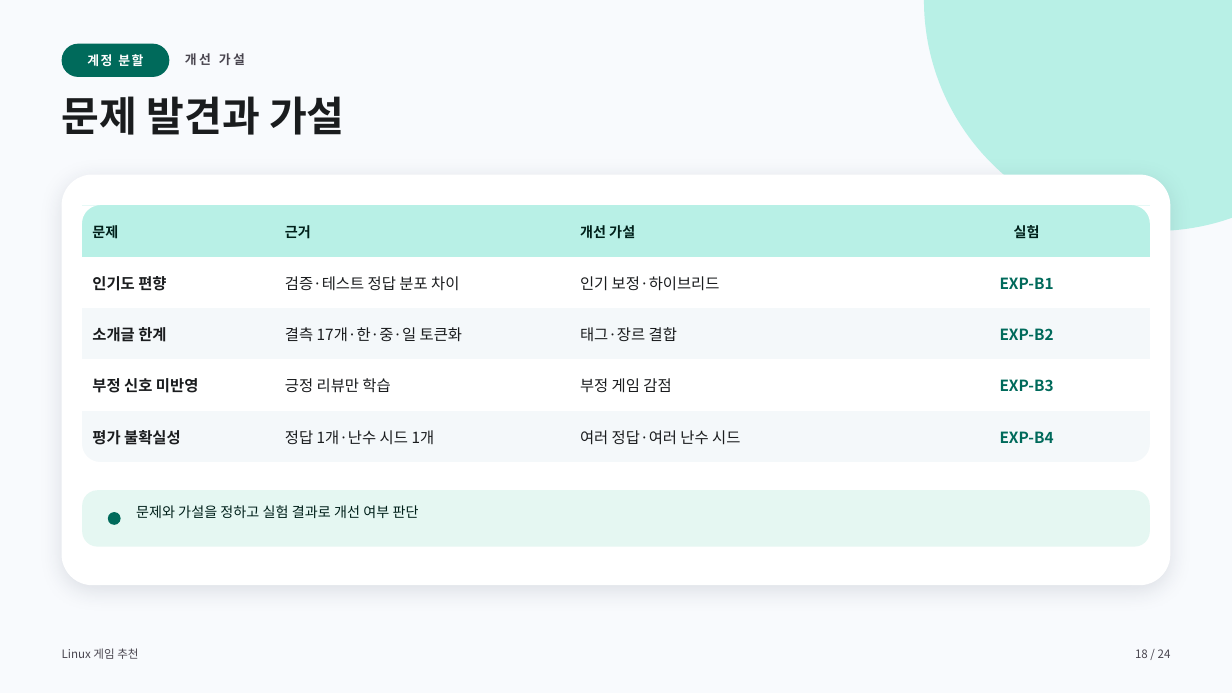
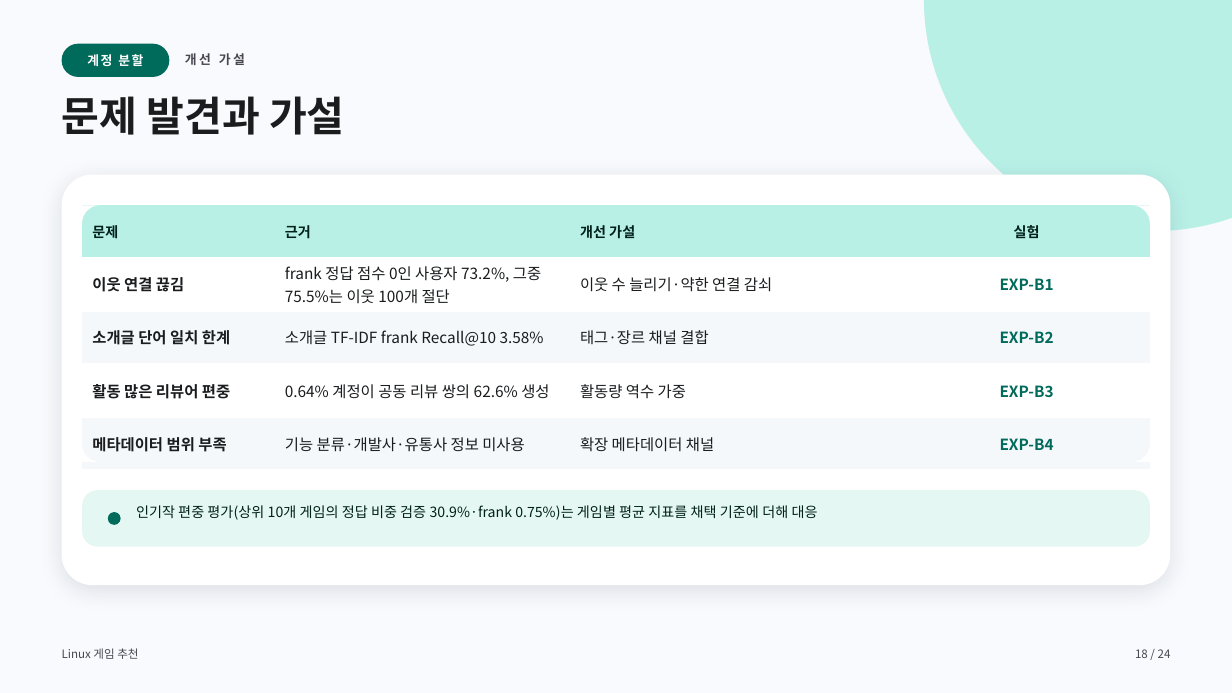
Before and after one commit to jinSeong-P/ML-game-recommendation, a slide deck: slide 18 of presentation/ML-game-recommendation-final.pptx. Drawn at 1232x693 pixels with LibreOffice and Linux fonts; fonts in the diff are those of the drawing. Boxes give left, top, right and bottom in pixels: in the first picture for what was removed or moved away, otherwise in the second. Text is boxed around its words. In the diff, an @@ line names an element or a change of style, - is before the commit and + after.

```diff
--- a/presentation/ML-game-recommendation-final.pptx
+++ b/presentation/ML-game-recommendation-final.pptx
@@ table at [82,205,1150,462] @@
-row 2: 인기도 편향 | 검증·테스트 정답 분포 차이 | 인기 보정·하이브리드 | EXP-B1
+row 2: 이웃 연결 끊김 | frank 정답 점수 0인 사용자 73.2%, 그중 75.5%는 이웃 100개 절단 | 이웃 수 늘리기·약한 연결 감쇠 | EXP-B1
-row 3: 소개글 한계 | 결측 17개·한·중·일 토큰화 | 태그·장르 결합 | EXP-B2
+row 3: 소개글 단어 일치 한계 | 소개글 TF-IDF frank Recall@10 3.58% | 태그·장르 채널 결합 | EXP-B2
-row 4: 부정 신호 미반영 | 긍정 리뷰만 학습 | 부정 게임 감점 | EXP-B3
+row 4: 활동 많은 리뷰어 편중 | 0.64% 계정이 공동 리뷰 쌍의 62.6% 생성 | 활동량 역수 가중 | EXP-B3
-row 5: 평가 불확실성 | 정답 1개·난수 시드 1개 | 여러 정답·여러 난수 시드 | EXP-B4
+row 5: 메타데이터 범위 부족 | 기능 분류·개발사·유통사 정보 미사용 | 확장 메타데이터 채널 | EXP-B4
@@ text at [136,505,818,520]: text changed @@
-문제와 가설을 정하고 실험 결과로 개선 여부 판단
+인기작 편중 평가(상위 10개 게임의 정답 비중 검증 30.9%·frank 0.75%)는 게임별 평균 지표를 채택 기준에 더해 대응
```
Also in this commit, not shown: 9 other slides changed.
